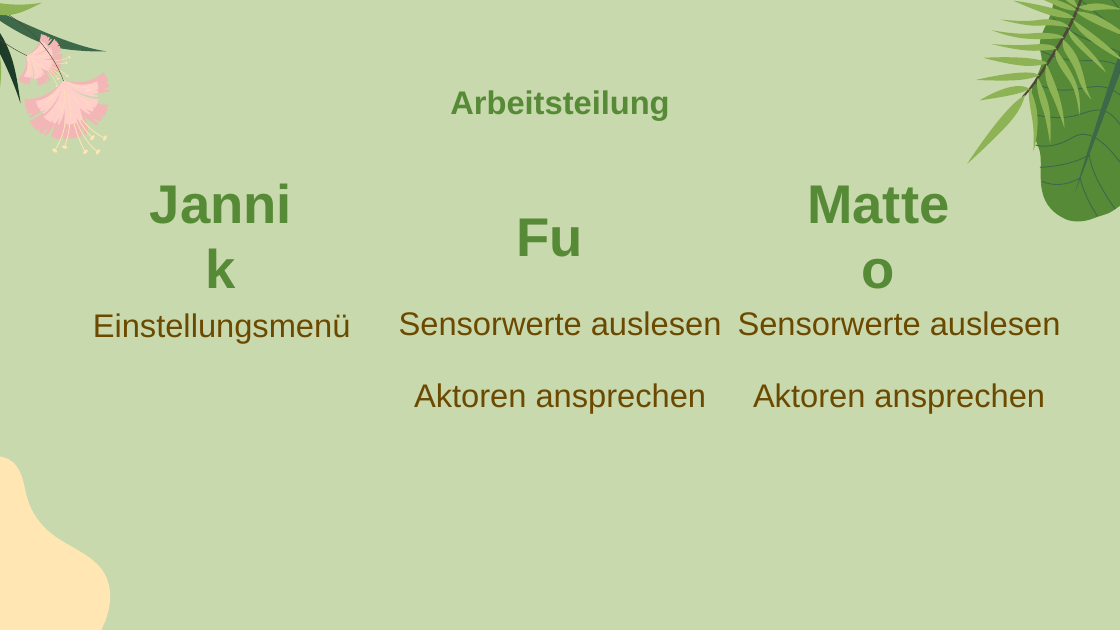
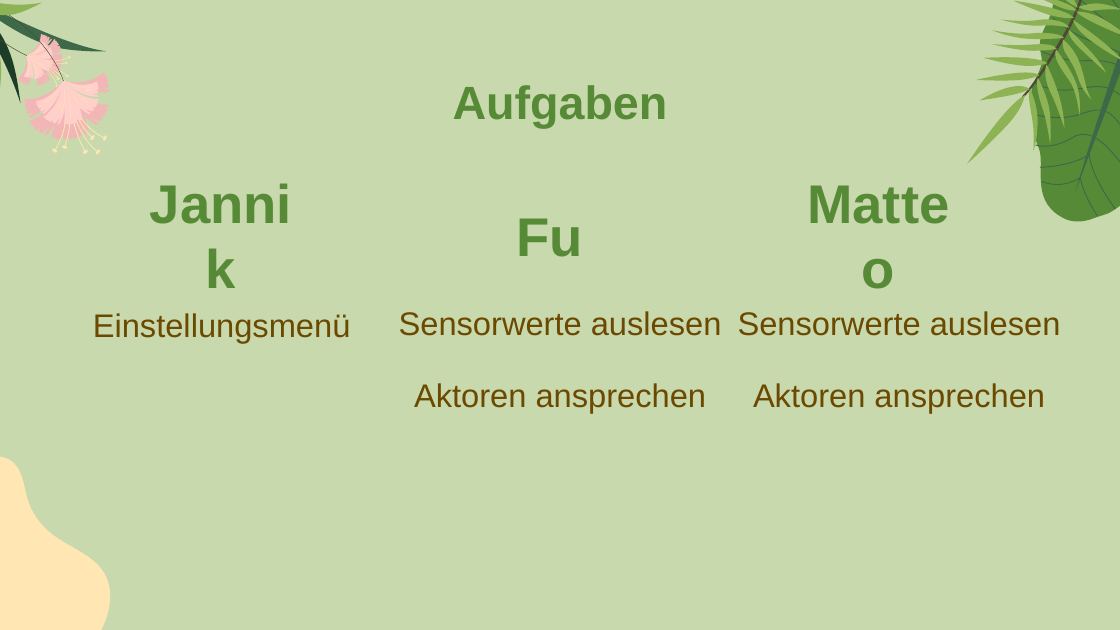
Before and after one commit to jannikglane/indoorgarden, a slide deck: slide 6 of Zwischenpräsentation/Indoor Garden Update.pptx. Drawn at 1120x630 pixels with LibreOffice and Linux fonts; fonts in the diff are those of the drawing; background and template pictures are left out. Boxes give left, top, right and bottom in pixels: in the first picture for what was removed or moved away, otherwise in the second. Text is boxed around its words. In the diff, an @@ line names an element or a change of style, - is before the commit and + after.

```diff
--- a/Zwischenpräsentation/Indoor Garden Update.pptx
+++ b/Zwischenpräsentation/Indoor Garden Update.pptx
@@ title at (453,85,668,129): text changed; size 28 to 40 pt @@
-Arbeitsteilung
+Aufgaben
```
Also in this commit, not shown: 3 other slides changed, 2 slides added.
